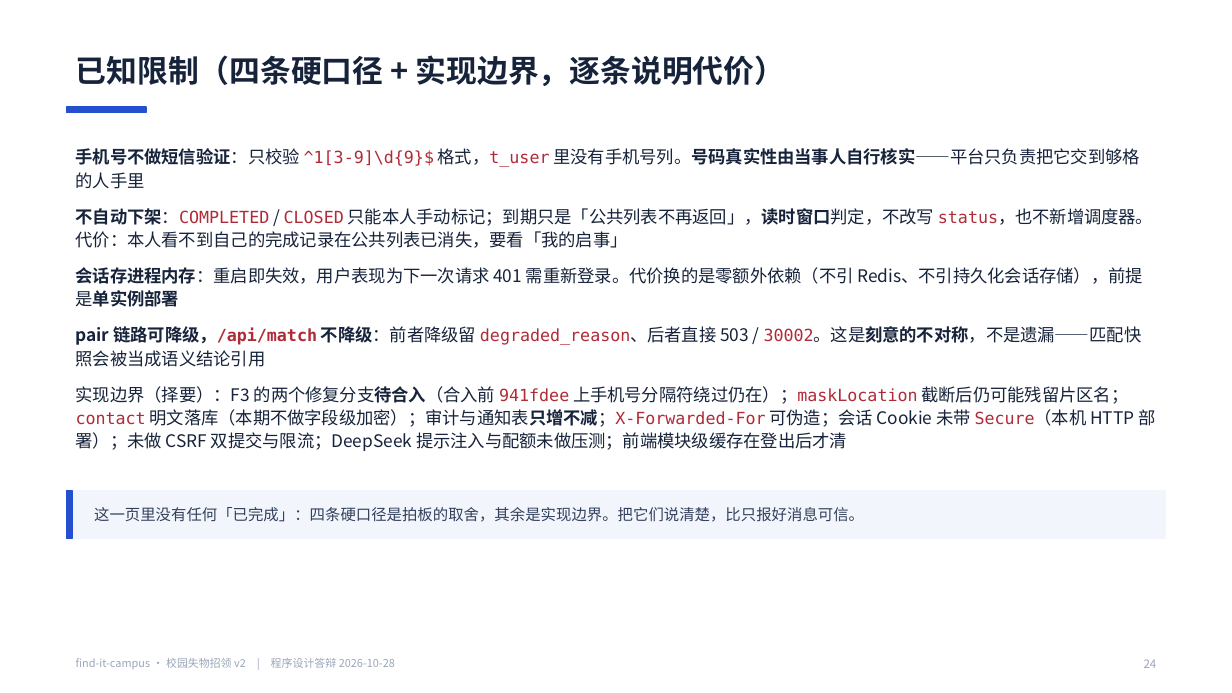
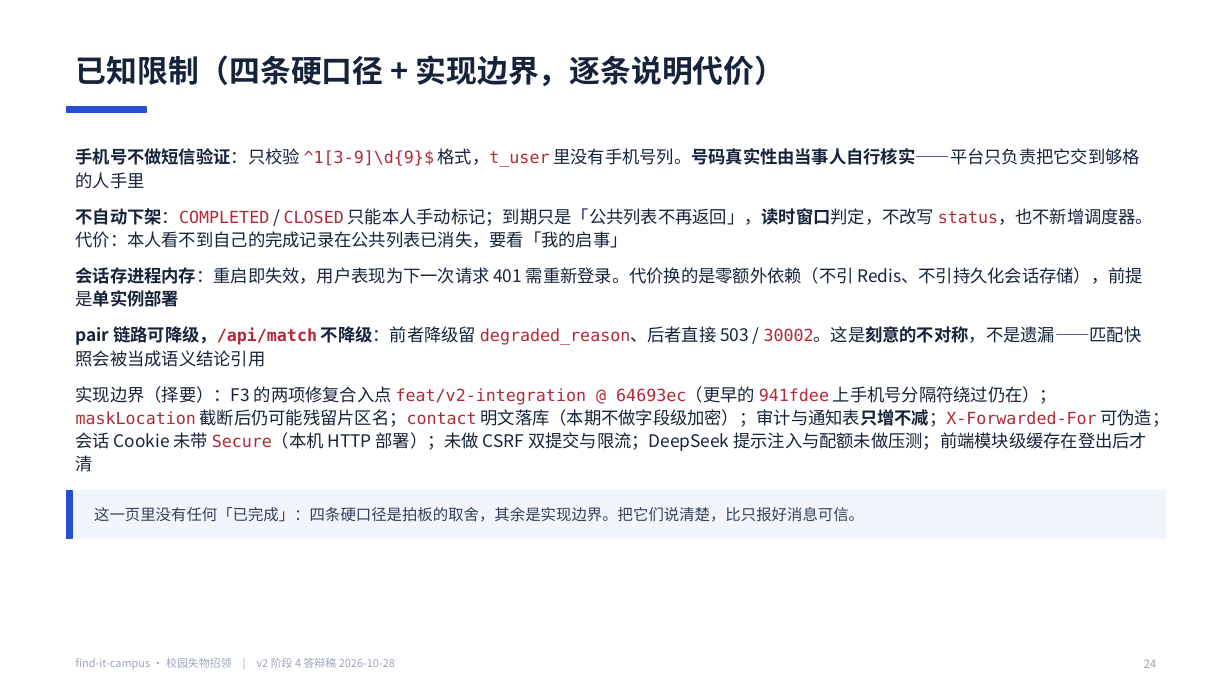
Before and after one commit to BLingKiy/find-it-campus, a slide deck: slide 24 of docs/delivery/v2-答辩PPT.pptx. Drawn at 1232x693 pixels with LibreOffice and Linux fonts; fonts in the diff are those of the drawing. Boxes give left, top, right and bottom in pixels: in the first picture for what was removed or moved away, otherwise in the second. Text is boxed around its words. In the diff, an @@ line names an element or a change of style, - is before the commit and + after.

```diff
--- a/docs/delivery/v2-答辩PPT.pptx
+++ b/docs/delivery/v2-答辩PPT.pptx
@@ text at [76,386,1169,472]: text changed @@
-• 实现边界（择要）：F3 的两个修复分支待合入（合入前 941fdee 上手机号分隔符绕过仍在）；maskLocation 截断后仍可能残留片区名；contact 明文落库（本期不做字段级加密）；审计与通知表只增不减；X-Forwarded-For 可伪造；会话 Cookie 未带 Secure（本机 HTTP 部署）；未做 CSRF 双提交与限流；DeepSeek 提示注入与配额未做压测；前端模块级缓存在登出后才清
+• 实现边界（择要）：F3 的两项修复合入点 feat/v2-integration @ 64693ec（更早的 941fdee 上手机号分隔符绕过仍在）；maskLocation 截断后仍可能残留片区名；contact 明文落库（本期不做字段级加密）；审计与通知表只增不减；X-Forwarded-For 可伪造；会话 Cookie 未带 Secure（本机 HTTP 部署）；未做 CSRF 双提交与限流；DeepSeek 提示注入与配额未做压测；前端模块级缓存在登出后才清
@@ text at [76,658,395,669]: text changed @@
-find-it-campus · 校园失物招领 v2 | 程序设计答辩 2026-10-28
+find-it-campus · 校园失物招领 | v2 阶段 4 答辩稿 2026-10-28
```
Also in this commit, not shown: 24 other slides changed, 7 other files.
